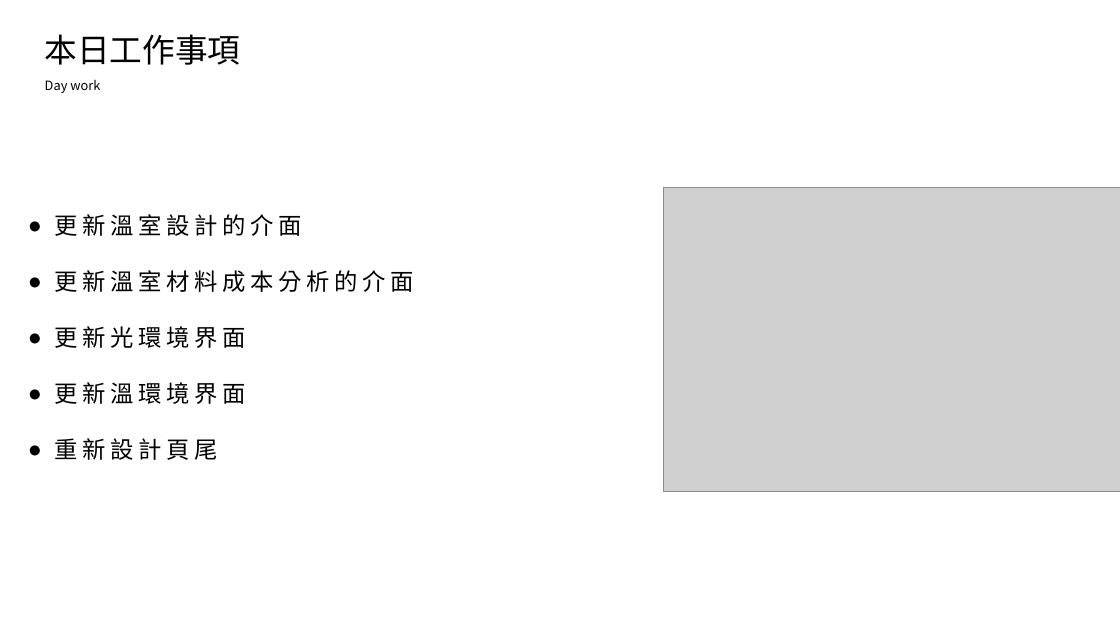
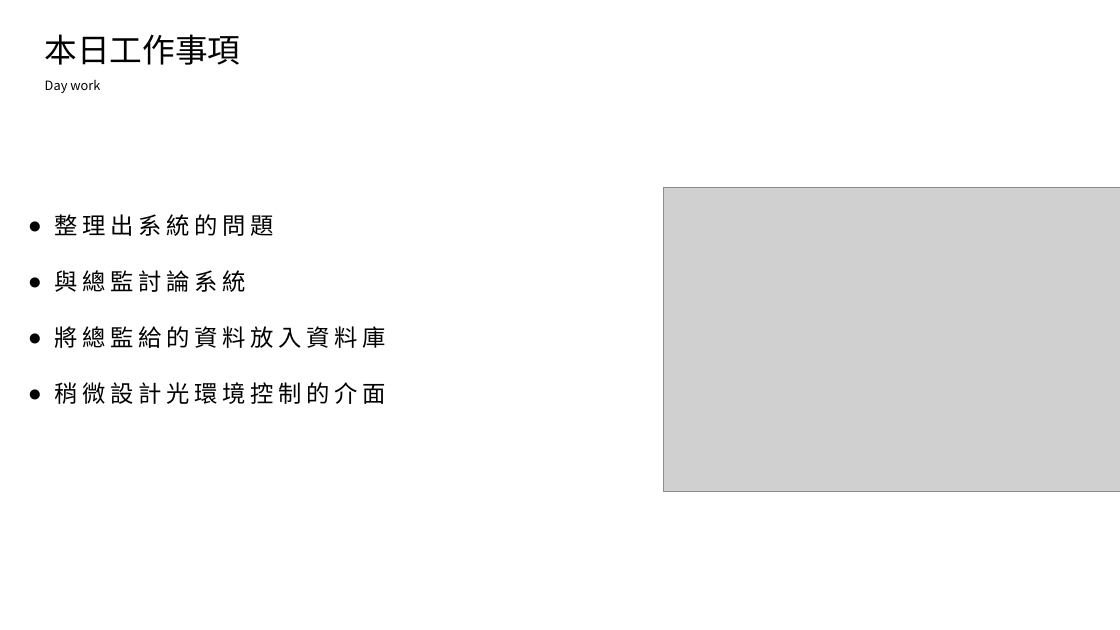
Before and after one commit to king637324/KnowledgeGreenhouseSystem, a slide deck: slide 2 of 工作日報_葉柏漢/2021.07.13工作日報_葉柏漢.pptx. Drawn at 1120x630 pixels with LibreOffice and Linux fonts; fonts in the diff are those of the drawing; grey boxes stand for pictures. Boxes give left, top, right and bottom in pixels: in the first picture for what was removed or moved away, otherwise in the second. Text is boxed around its words. In the diff, an @@ line names an element or a change of style, - is before the commit and + after.

```diff
--- a/工作日報_葉柏漢/2021.07.13工作日報_葉柏漢.pptx
+++ b/工作日報_葉柏漢/2021.07.13工作日報_葉柏漢.pptx
@@ text at (x1=54, y1=214, x2=386, y2=404): text changed @@
-● 更新溫室設計的介面
-● 更新溫室材料成本分析的介面
-● 更新光環境界面
-● 更新溫環境界面
-● 重新設計頁尾
+● 整理出系統的問題
+● 與總監討論系統
+● 將總監給的資料放入資料庫
+● 稍微設計光環境控制的介面
```
Also in this commit, not shown: 3 other slides changed, 2 slides added, 6 slides removed, 6 other files.
